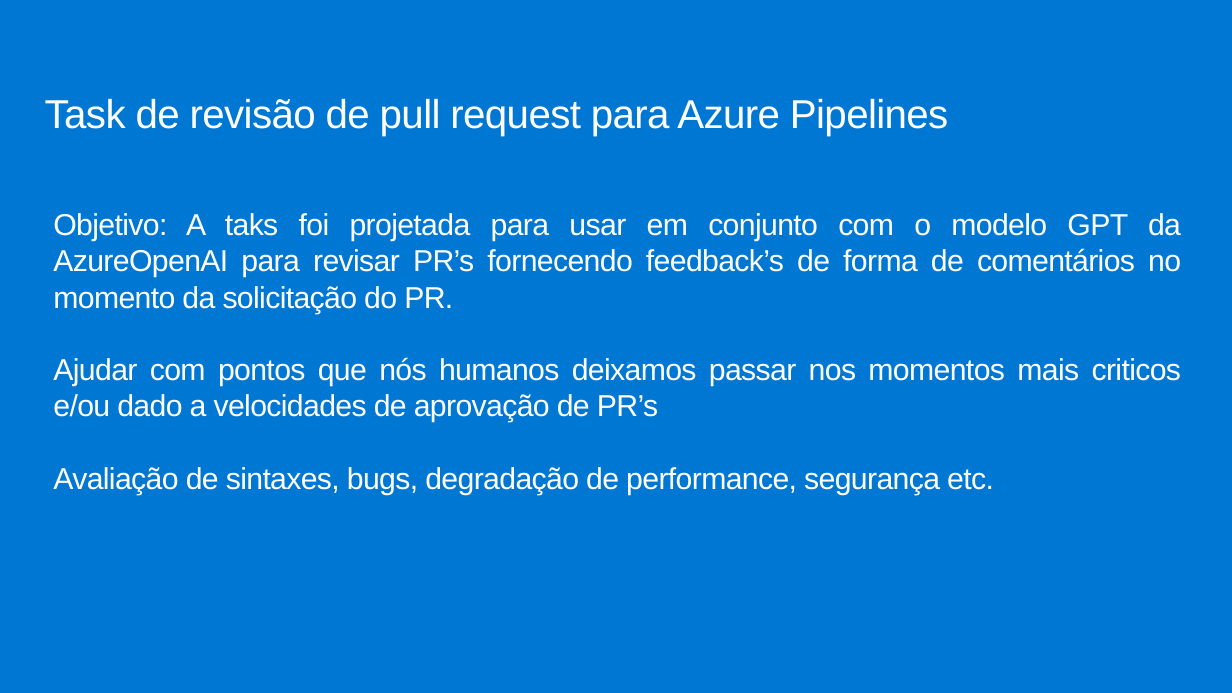
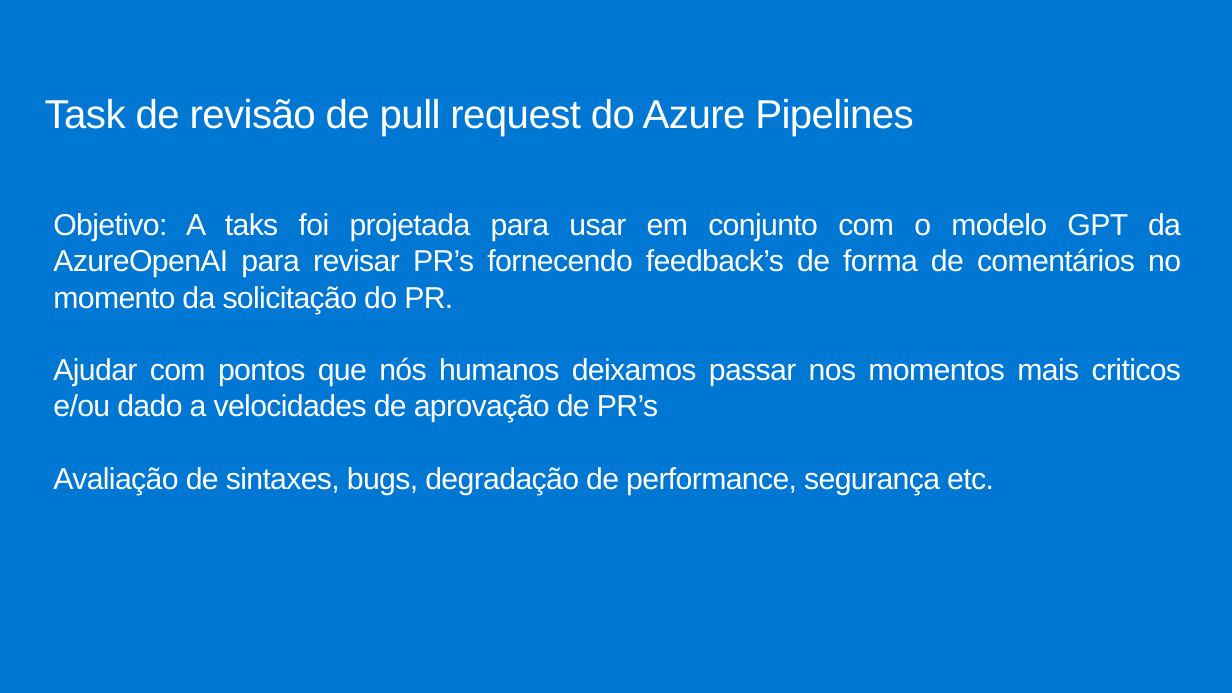
Before and after one commit to jpitapeva/azureopenai, a slide deck: slide 3 of AzureOpenAI.pptx. Drawn at 1232x693 pixels with LibreOffice and Linux fonts; fonts in the diff are those of the drawing; background and template pictures are left out. Boxes give left, top, right and bottom in pixels: in the first picture for what was removed or moved away, otherwise in the second. Text is boxed around its words. In the diff, an @@ line names an element or a change of style, - is before the commit and + after.

```diff
--- a/AzureOpenAI.pptx
+++ b/AzureOpenAI.pptx
@@ text at bbox=[45, 98, 913, 136]: text changed @@
-Task de revisão de pull request para Azure Pipelines
+Task de revisão de pull request do Azure Pipelines
```
Also in this commit, not shown: 5 other slides changed.
